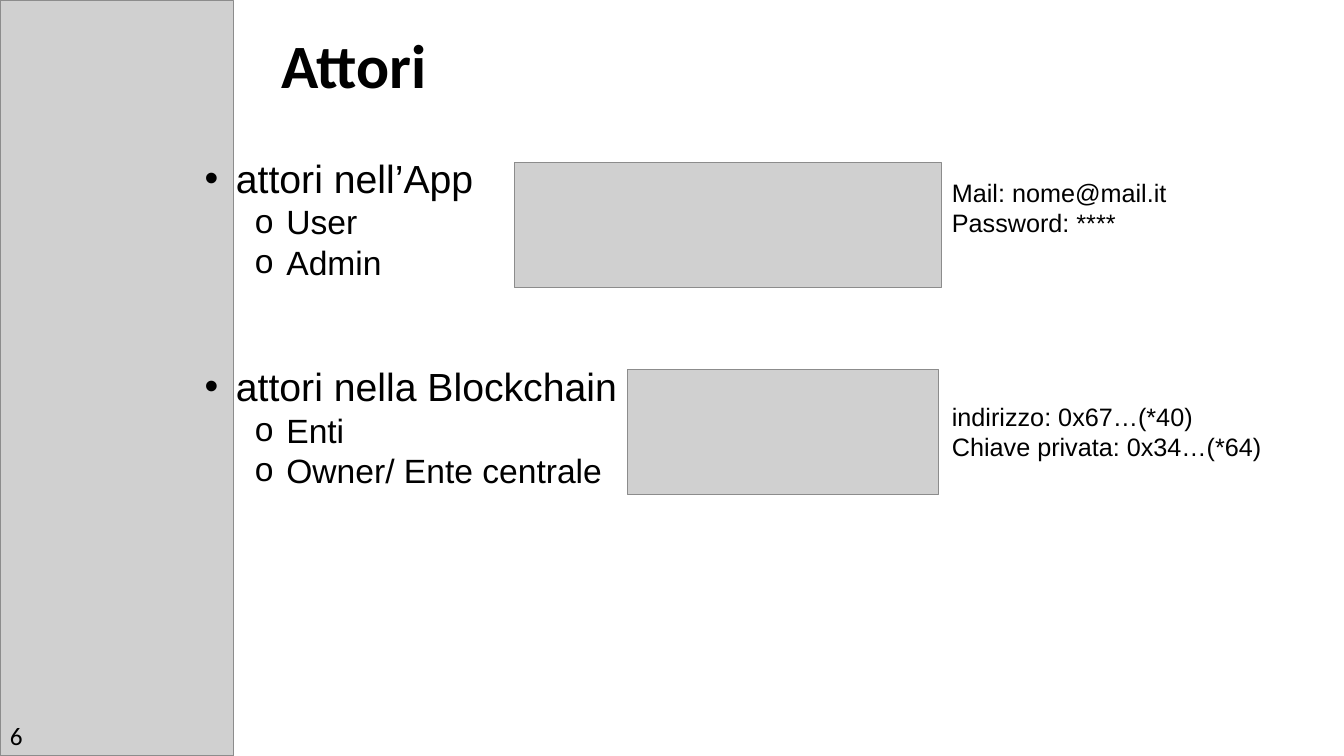
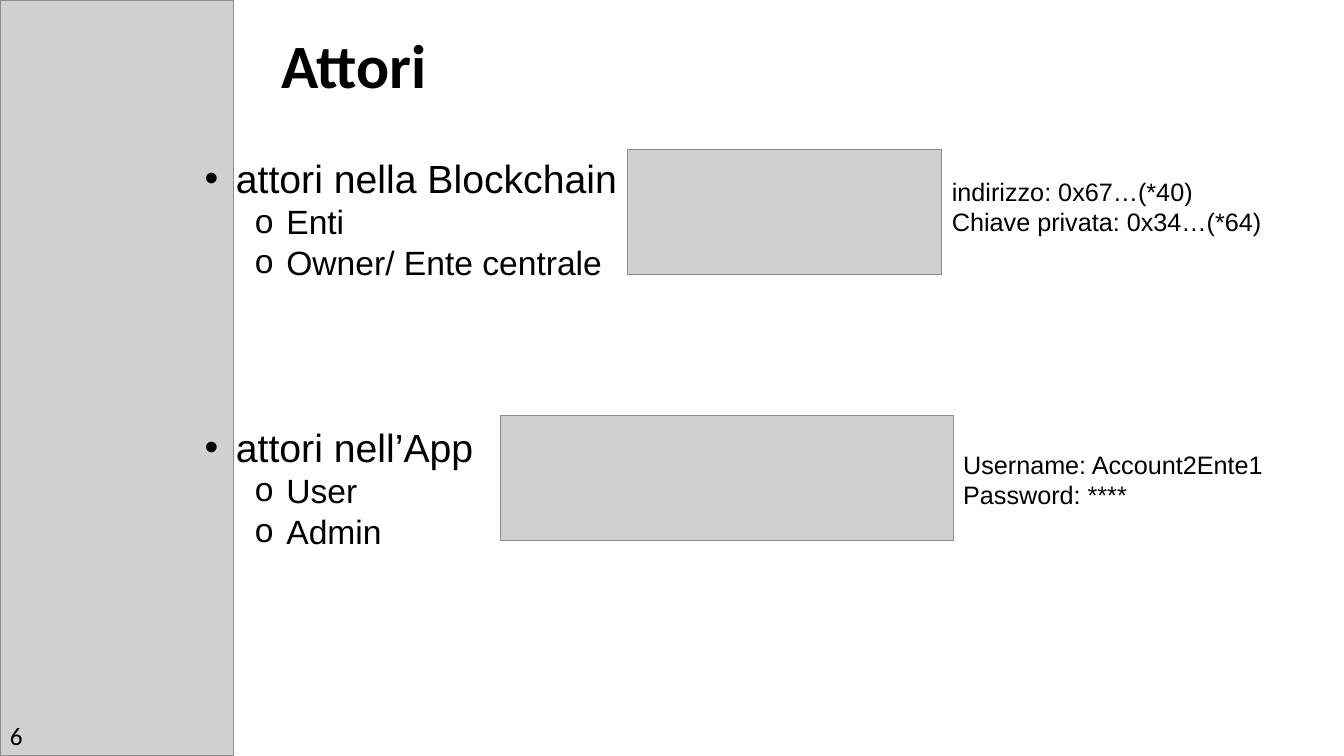
Before and after one commit to MrSecret35/Tesi_Triennale_Blockchain, a slide deck: slide 6 of presentazione_laurea/Presentazione_Laurea.pptx. Drawn at 1344x756 pixels with LibreOffice and Linux fonts; fonts in the diff are those of the drawing; grey boxes stand for pictures. Boxes give left, top, right and bottom in pixels: in the first picture for what was removed or moved away, otherwise in the second. Text is boxed around its words. In the diff, an @@ line names an element or a change of style, - is before the commit and + after.

```diff
--- a/presentazione_laurea/Presentazione_Laurea.pptx
+++ b/presentazione_laurea/Presentazione_Laurea.pptx
@@ picture: place and size @@
-picture at (514,162,942,287)
+picture at (627,149,942,274)
@@ text at (236,164,616,276): paragraphs added @@
+• attori nella Blockchain
+  o Enti
+  o Owner/ Ente centrale
@@ text "indirizzo: 0x67…(*40)": place and size @@
-text "indirizzo: 0x67…(*40)" at (952,407,1261,462)
+text "indirizzo: 0x67…(*40)" at (952,182,1261,237)
@@ text at (236,372,616,484): paragraphs removed @@
-• attori nella Blockchain
-  o Enti
-  o Owner/ Ente centrale
@@ picture: place and size @@
-picture at (627,369,939,494)
+picture at (501,415,954,540)
@@ text "Username: Account2Ente1": place and size @@
-text "Username: Account2Ente1" at (952,183,1166,233)
+text "Username: Account2Ente1" at (963,456,1263,505)
@@ text at (963,456,1263,475): text changed @@
-Mail: nome@mail.it
+Username: Account2Ente1
```
Also in this commit, not shown: 15 other slides changed, 4 slides added, 2 slides removed, 8 other files.
